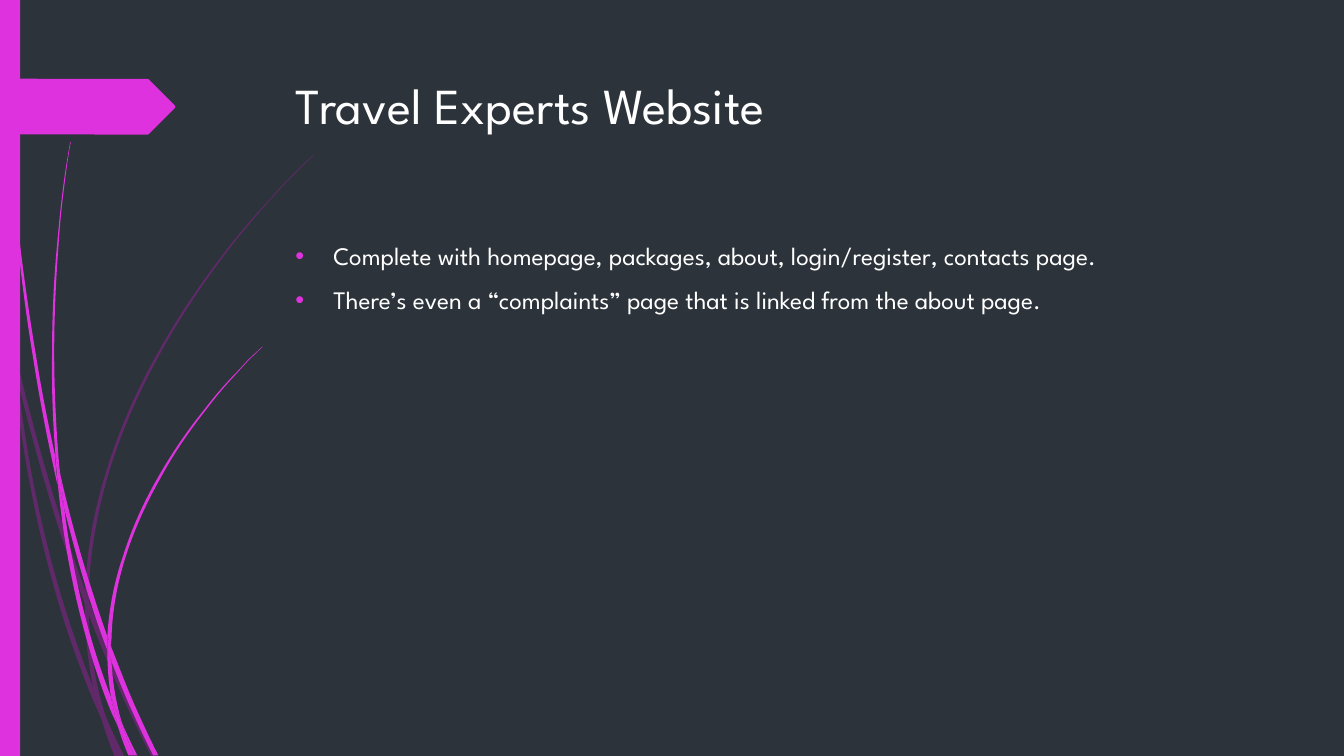
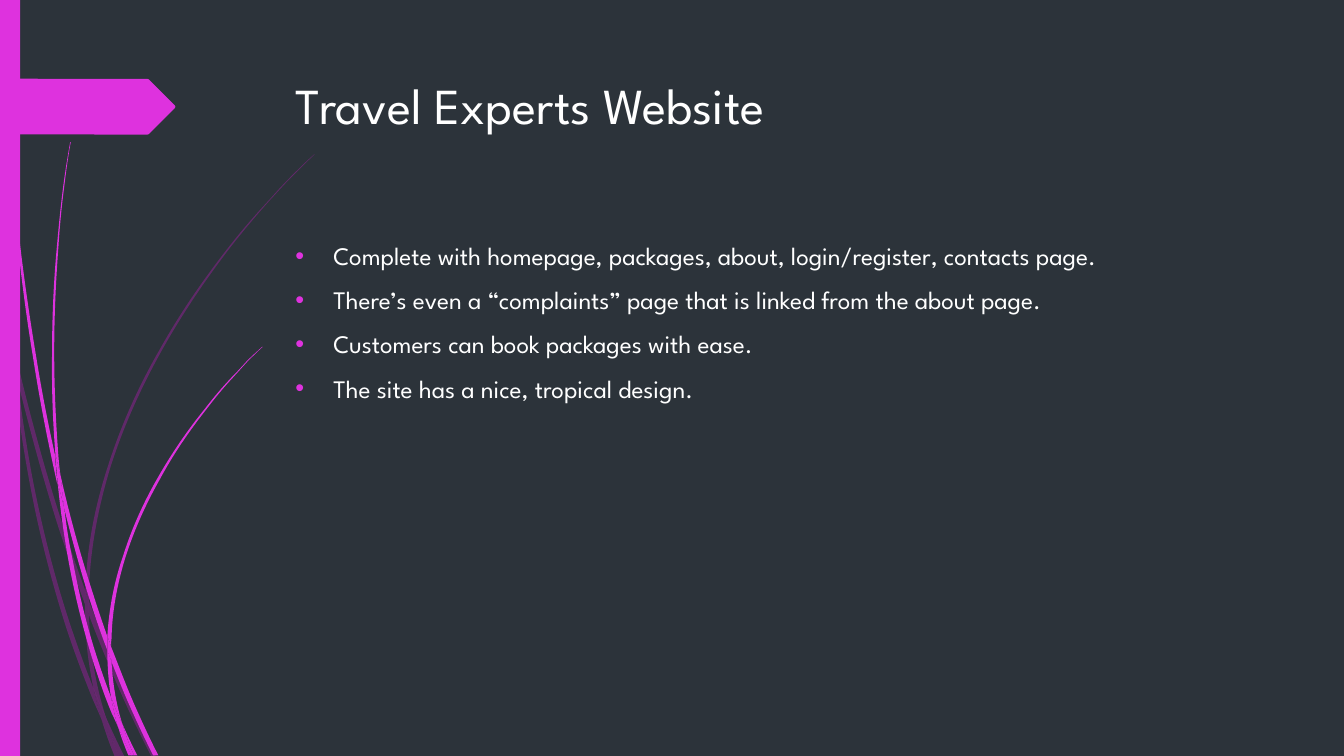
Before and after one commit to RoyalBis/OOSD-PROJ2-TEAM5, a slide deck: slide 5 of OOSD_Project2_Team5_Presentation.pptx. Drawn at 1344x756 pixels with LibreOffice and Linux fonts; fonts in the diff are those of the drawing. Boxes give left, top, right and bottom in pixels: in the first picture for what was removed or moved away, otherwise in the second. Text is boxed around its words. In the diff, an @@ line names an element or a change of style, - is before the commit and + after.

```diff
--- a/OOSD_Project2_Team5_Presentation.pptx
+++ b/OOSD_Project2_Team5_Presentation.pptx
@@ text at bbox=[333, 335, 753, 404]: paragraphs added @@
+• Customers can book packages with ease.
+• The site has a nice, tropical design.
```
Also in this commit, not shown: 1 other slide changed.
